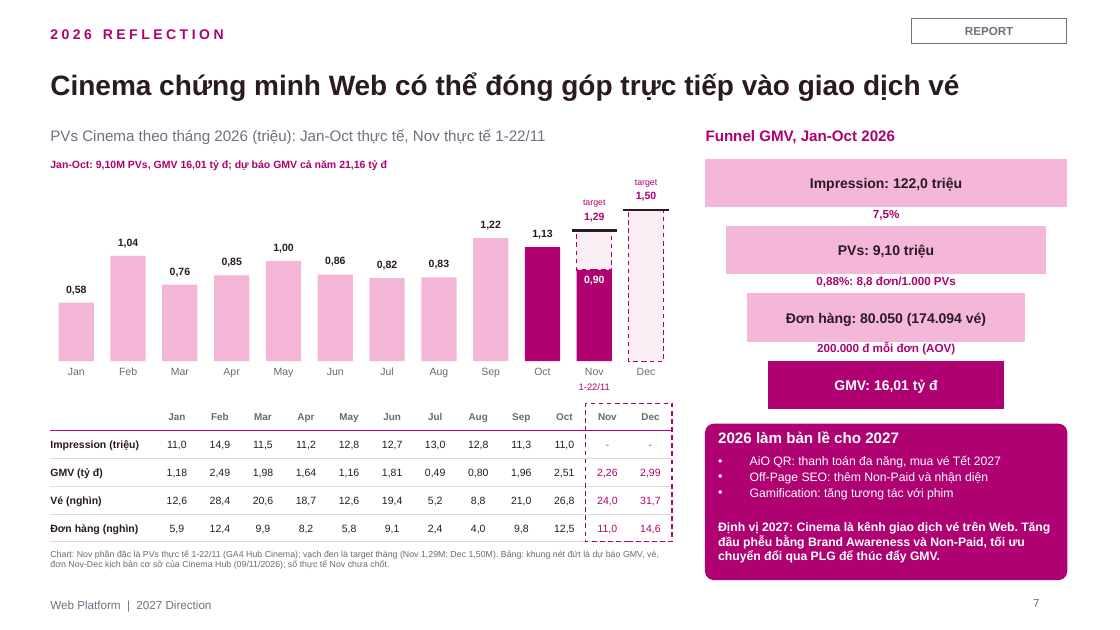
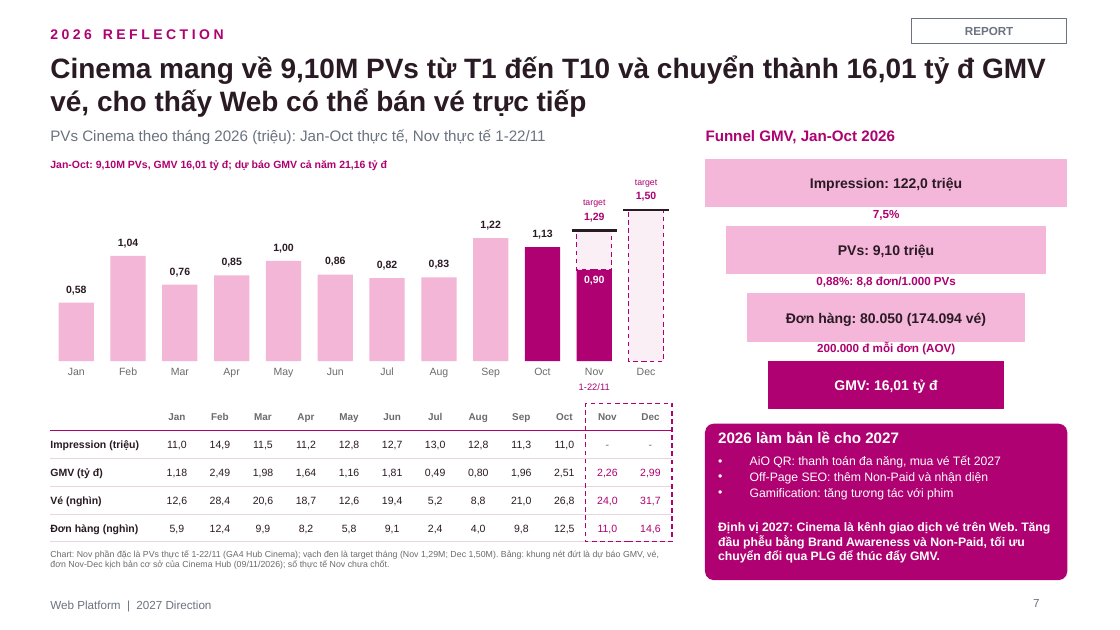
Before and after one commit to stormhoang/hienho-knowledgebase, a slide deck: slide 7 of 07_REPORTS/docs/strategy/2027 Direction - Web Platform (Framework).pptx. Drawn at 1120x630 pixels with LibreOffice and Linux fonts; fonts in the diff are those of the drawing. Boxes give left, top, right and bottom in pixels: in the first picture for what was removed or moved away, otherwise in the second. Text is boxed around its words. In the diff, an @@ line names an element or a change of style, - is before the commit and + after.

```diff
--- a/07_REPORTS/docs/strategy/2027 Direction - Web Platform (Framework).pptx
+++ b/07_REPORTS/docs/strategy/2027 Direction - Web Platform (Framework).pptx
@@ text at (x1=50, y1=56, x2=1046, y2=117): text changed @@
-Cinema chứng minh Web có thể đóng góp trực tiếp vào giao dịch vé
+Cinema mang về 9,10M PVs từ T1 đến T10 và chuyển thành 16,01 tỷ đ GMV vé, cho thấy Web có thể bán vé trực tiếp
```
Also in this commit, not shown: 12 other slides changed, 1 slide removed.
